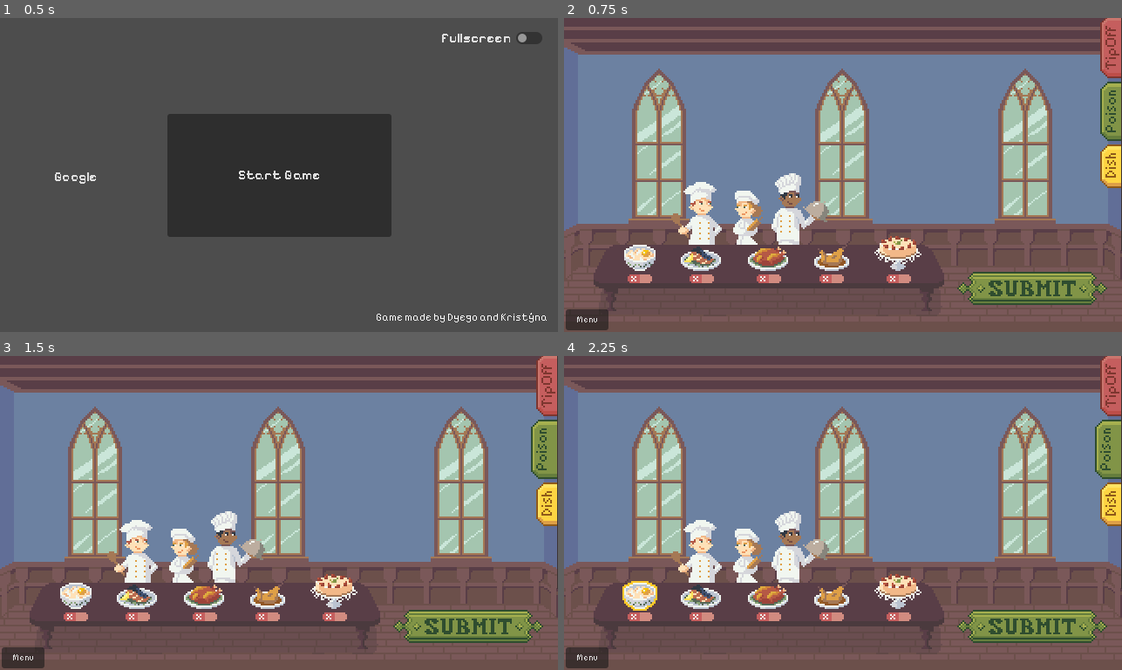
Above: before the commit, frames 1-4 (two rows, left to right).
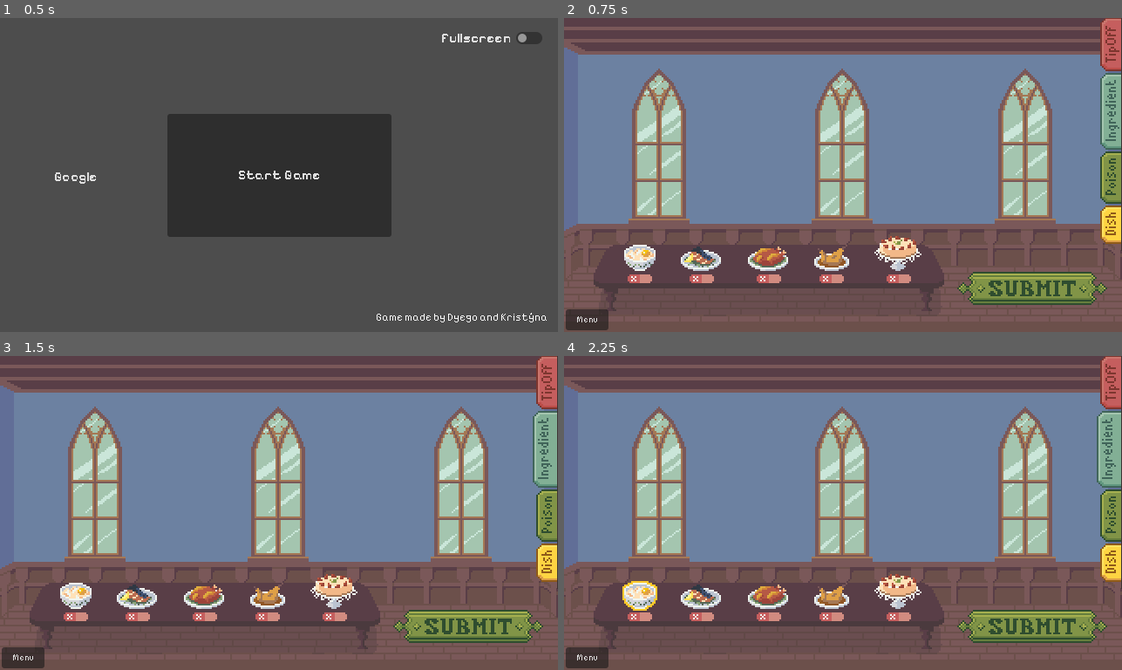
Above: after the commit, the same moments.

Repository: krstnvz/brackeys-gamejam
Game: Godot game, scene res://scenes/game/root.tscn
Same seed, same stepped clock (60 frames per second), same inputs: the game is played once before the commit and once after it.
Inputs (mouse positions are in pixels of both pictures, inside the frame that each line leads up to):
- Up to frame 1 (0.5 s): no input
- Up to frame 2 (0.75 s): click "Start Game" at 0.5 s
- Up to frame 3 (1.5 s): click (541, 447) at 1.27 s
- Up to frame 4 (2.25 s): click (642, 594) at 2 s

Frame 1 is identical in both runs. In frame 2, 4.8% of the frame differs, in the area x 19-100%, y 0-73%; in frame 3, 5.0%; in frame 4, 5.0%.

Commit message:
sprites: updated tabs

Diff:
--- a/data objects/cooks/peter.tres
+++ b/data objects/cooks/peter.tres
@@ -1,16 +1,13 @@
 [gd_resource type="Resource" script_class="CookData" format=3 uid="uid://cgweu5mb0amv6"]
 
 [ext_resource type="Script" uid="uid://bga07nfiordvr" path="res://scripts/cooks/cook_data.gd" id="1_4hc0y"]
-[ext_resource type="Texture2D" uid="uid://1bqsoa6rtxjv" path="res://sprites/cooks/peter.png" id="1_syy0o"]
 
 [sub_resource type="AtlasTexture" id="AtlasTexture_3rvul"]
 resource_local_to_scene = true
-atlas = ExtResource("1_syy0o")
 region = Rect2(31, 0, 31, 37)
 
 [sub_resource type="AtlasTexture" id="AtlasTexture_e2ff8"]
 resource_local_to_scene = true
-atlas = ExtResource("1_syy0o")
 region = Rect2(0, 0, 31, 37)
 
 [resource]
--- a/data objects/cooks/rose.tres
+++ b/data objects/cooks/rose.tres
@@ -1,14 +1,11 @@
 [gd_resource type="Resource" script_class="CookData" format=3 uid="uid://cmd7y583cyq1w"]
 
 [ext_resource type="Script" uid="uid://bga07nfiordvr" path="res://scripts/cooks/cook_data.gd" id="1_mj3sb"]
-[ext_resource type="Texture2D" uid="uid://dcrblg5xh3rrd" path="res://sprites/cooks/rose.png" id="1_wwv8s"]
 
 [sub_resource type="AtlasTexture" id="AtlasTexture_6rcen"]
-atlas = ExtResource("1_wwv8s")
 region = Rect2(19, 0, 19, 32)
 
 [sub_resource type="AtlasTexture" id="AtlasTexture_yh7dn"]
-atlas = ExtResource("1_wwv8s")
 region = Rect2(0, 0, 19, 32)
 
 [resource]
--- a/data objects/cooks/simon.tres
+++ b/data objects/cooks/simon.tres
@@ -1,14 +1,11 @@
 [gd_resource type="Resource" script_class="CookData" format=3 uid="uid://dnmrawhs2simj"]
 
 [ext_resource type="Script" uid="uid://bga07nfiordvr" path="res://scripts/cooks/cook_data.gd" id="1_8woyn"]
-[ext_resource type="Texture2D" uid="uid://i118rkoynqja" path="res://sprites/cooks/simon.png" id="1_afm0h"]
 
 [sub_resource type="AtlasTexture" id="AtlasTexture_6gsus"]
-atlas = ExtResource("1_afm0h")
 region = Rect2(35, 0, 35, 42)
 
 [sub_resource type="AtlasTexture" id="AtlasTexture_t4r8l"]
-atlas = ExtResource("1_afm0h")
 region = Rect2(0, 0, 35, 42)
 
 [resource]
--- a/scenes/game/side_menu.tscn
+++ b/scenes/game/side_menu.tscn
@@ -1,12 +1,47 @@
 [gd_scene format=3 uid="uid://btaiju14nygip"]
 
-[ext_resource type="Texture2D" uid="uid://db28wicnveula" path="res://sprites/UI/tabs/poisons_tab_atlas.tres" id="1_5tn8c"]
 [ext_resource type="Texture2D" uid="uid://bquhnodu5r17i" path="res://sprites/UI/page.png" id="1_sfjtl"]
-[ext_resource type="Texture2D" uid="uid://ckdy18ldb4la4" path="res://sprites/UI/tabs/poisons_tab_selected_atlas.tres" id="2_sfjtl"]
-[ext_resource type="Texture2D" uid="uid://ce1pgtdoroedg" path="res://sprites/UI/tabs/tip_off_tab_atlas.tres" id="3_j5h4h"]
-[ext_resource type="Texture2D" uid="uid://cgnrx0bx648aq" path="res://sprites/UI/tabs/tip_off_tab_selected_atlas.tres" id="4_ag36e"]
-[ext_resource type="Texture2D" uid="uid://m6lbiacf1efa" path="res://sprites/UI/tabs/dish_tab_atlas.tres" id="5_6ssl5"]
-[ext_resource type="Texture2D" uid="uid://dpjbpa7hysqgm" path="res://sprites/UI/tabs/dish_tab_pressed_atlas.tres" id="6_j21qn"]
+[ext_resource type="Texture2D" uid="uid://dgvnal4xcchrh" path="res://sprites/UI/tabs/tabs.png" id="2_7smlm"]
+
+[sub_resource type="AtlasTexture" id="AtlasTexture_tprfx"]
+atlas = ExtResource("2_7smlm")
+region = Rect2(17, 0, 17, 30)
+margin = Rect2(5, 0, 0, 0)
+
+[sub_resource type="AtlasTexture" id="AtlasTexture_6b44u"]
+atlas = ExtResource("2_7smlm")
+region = Rect2(17, 0, 17, 30)
+margin = Rect2(3, 0, 0, 0)
+
+[sub_resource type="AtlasTexture" id="AtlasTexture_8bece"]
+atlas = ExtResource("2_7smlm")
+region = Rect2(0, 0, 17, 31)
+margin = Rect2(5, 0, 0, 0)
+
+[sub_resource type="AtlasTexture" id="AtlasTexture_5tn8c"]
+atlas = ExtResource("2_7smlm")
+region = Rect2(0, 0, 17, 36)
+margin = Rect2(3, 0, 0, 0)
+
+[sub_resource type="AtlasTexture" id="AtlasTexture_sfjtl"]
+atlas = ExtResource("2_7smlm")
+region = Rect2(34, 0, 17, 22)
+margin = Rect2(5, 0, 0, 0)
+
+[sub_resource type="AtlasTexture" id="AtlasTexture_j5h4h"]
+atlas = ExtResource("2_7smlm")
+region = Rect2(34, 0, 17, 22)
+margin = Rect2(3, 0, 0, 0)
+
+[sub_resource type="AtlasTexture" id="AtlasTexture_ag36e"]
+atlas = ExtResource("2_7smlm")
+region = Rect2(51, 0, 17, 44)
+margin = Rect2(5, 0, 0, 0)
+
+[sub_resource type="AtlasTexture" id="AtlasTexture_6ssl5"]
+atlas = ExtResource("2_7smlm")
+region = Rect2(51, 0, 17, 44)
+margin = Rect2(3, 0, 0, 0)
 
 [node name="SideMenu" type="TextureRect" unique_id=2017203291]
 texture_filter = 1
@@ -19,32 +54,46 @@
 [node name="BookButton" type="TextureButton" parent="." unique_id=156124191]
 texture_filter = 1
 layout_mode = 1
-offset_left = -17.0
-offset_top = 38.0
-offset_bottom = 72.0
+offset_left = -17.5
+offset_top = 77.5
+offset_right = -0.5
+offset_bottom = 107.5
 toggle_mode = true
-texture_normal = ExtResource("1_5tn8c")
-texture_pressed = ExtResource("2_sfjtl")
-texture_hover = ExtResource("2_sfjtl")
+texture_normal = SubResource("AtlasTexture_tprfx")
+texture_pressed = SubResource("AtlasTexture_6b44u")
+texture_hover = SubResource("AtlasTexture_6b44u")
 
 [node name="TipOffButton" type="TextureButton" parent="." unique_id=485438522]
 texture_filter = 1
 layout_mode = 1
 offset_left = -17.0
-offset_bottom = 36.0
+offset_top = 1.0
+offset_bottom = 32.0
 size_flags_horizontal = 8
 toggle_mode = true
-texture_normal = ExtResource("3_j5h4h")
-texture_pressed = ExtResource("4_ag36e")
-texture_hover = ExtResource("4_ag36e")
+texture_normal = SubResource("AtlasTexture_8bece")
+texture_pressed = SubResource("AtlasTexture_5tn8c")
+texture_hover = SubResource("AtlasTexture_5tn8c")
 
 [node name="DishButton" type="TextureButton" parent="." unique_id=900945569]
 texture_filter = 1
 layout_mode = 1
 offset_left = -17.0
-offset_top = 74.0
-offset_bottom = 99.0
+offset_top = 108.5
+offset_bottom = 130.5
 toggle_mode = true
-texture_normal = ExtResource("5_6ssl5")
-texture_pressed = ExtResource("6_j21qn")
-texture_hover = ExtResource("6_j21qn")
+texture_normal = SubResource("AtlasTexture_sfjtl")
+texture_pressed = SubResource("AtlasTexture_j5h4h")
+texture_hover = SubResource("AtlasTexture_j5h4h")
+
+[node name="IngredientButton" type="TextureButton" parent="." unique_id=1850166629]
+texture_filter = 1
+layout_mode = 0
+offset_left = -17.5
+offset_top = 32.5
+offset_right = -0.5
+offset_bottom = 76.5
+toggle_mode = true
+texture_normal = SubResource("AtlasTexture_ag36e")
+texture_pressed = SubResource("AtlasTexture_6ssl5")
+texture_hover = SubResource("AtlasTexture_6ssl5")
--- a/sprites/UI/tabs/dish_tab_atlas.tres
+++ b/sprites/UI/tabs/dish_tab_atlas.tres
@@ -5,4 +5,3 @@
 [resource]
 atlas = ExtResource("1_prain")
 region = Rect2(34, 0, 17, 25)
-margin = Rect2(5, 0, 0, 0)
--- a/sprites/UI/tabs/dish_tab_pressed_atlas.tres
+++ /dev/null
@@ -1,8 +0,0 @@
-[gd_resource type="AtlasTexture" format=3 uid="uid://dpjbpa7hysqgm"]
-
-[ext_resource type="Texture2D" uid="uid://dgvnal4xcchrh" path="res://sprites/UI/tabs/tabs.png" id="1_rnmgi"]
-
-[resource]
-atlas = ExtResource("1_rnmgi")
-region = Rect2(34, 0, 17, 25)
-margin = Rect2(2, 0, 0, 0)
--- /dev/null
+++ b/sprites/UI/tabs/ingredient_tab_atlas.tres
@@ -0,0 +1,7 @@
+[gd_resource type="AtlasTexture" format=3 uid="uid://bumuxv0w1e22d"]
+
+[ext_resource type="Texture2D" uid="uid://dgvnal4xcchrh" path="res://sprites/UI/tabs/tabs.png" id="1_is52i"]
+
+[resource]
+atlas = ExtResource("1_is52i")
+region = Rect2(51, 0, 17, 44)
--- a/sprites/UI/tabs/poisons_tab_atlas.tres
+++ b/sprites/UI/tabs/poisons_tab_atlas.tres
@@ -5,4 +5,3 @@
 [resource]
 atlas = ExtResource("1_xj7ak")
 region = Rect2(17, 0, 17, 34)
-margin = Rect2(5, 0, 0, 0)
--- a/sprites/UI/tabs/poisons_tab_selected_atlas.tres
+++ /dev/null
@@ -1,8 +0,0 @@
-[gd_resource type="AtlasTexture" format=3 uid="uid://ckdy18ldb4la4"]
-
-[ext_resource type="Texture2D" uid="uid://dgvnal4xcchrh" path="res://sprites/UI/tabs/tabs.png" id="1_jx8lm"]
-
-[resource]
-atlas = ExtResource("1_jx8lm")
-region = Rect2(17, 0, 17, 34)
-margin = Rect2(2, 0, 0, 0)
--- a/sprites/UI/tabs/tip_off_tab_atlas.tres
+++ b/sprites/UI/tabs/tip_off_tab_atlas.tres
@@ -5,4 +5,3 @@
 [resource]
 atlas = ExtResource("1_irpnv")
 region = Rect2(0, 0, 17, 36)
-margin = Rect2(5, 0, 0, 0)
--- a/sprites/UI/tabs/tip_off_tab_selected_atlas.tres
+++ /dev/null
@@ -1,8 +0,0 @@
-[gd_resource type="AtlasTexture" format=3 uid="uid://cgnrx0bx648aq"]
-
-[ext_resource type="Texture2D" uid="uid://dgvnal4xcchrh" path="res://sprites/UI/tabs/tabs.png" id="1_a1m5i"]
-
-[resource]
-atlas = ExtResource("1_a1m5i")
-region = Rect2(0, 0, 17, 36)
-margin = Rect2(2, 0, 0, 0)
Binary file changed: sprites/UI/tabs/tabs.png
